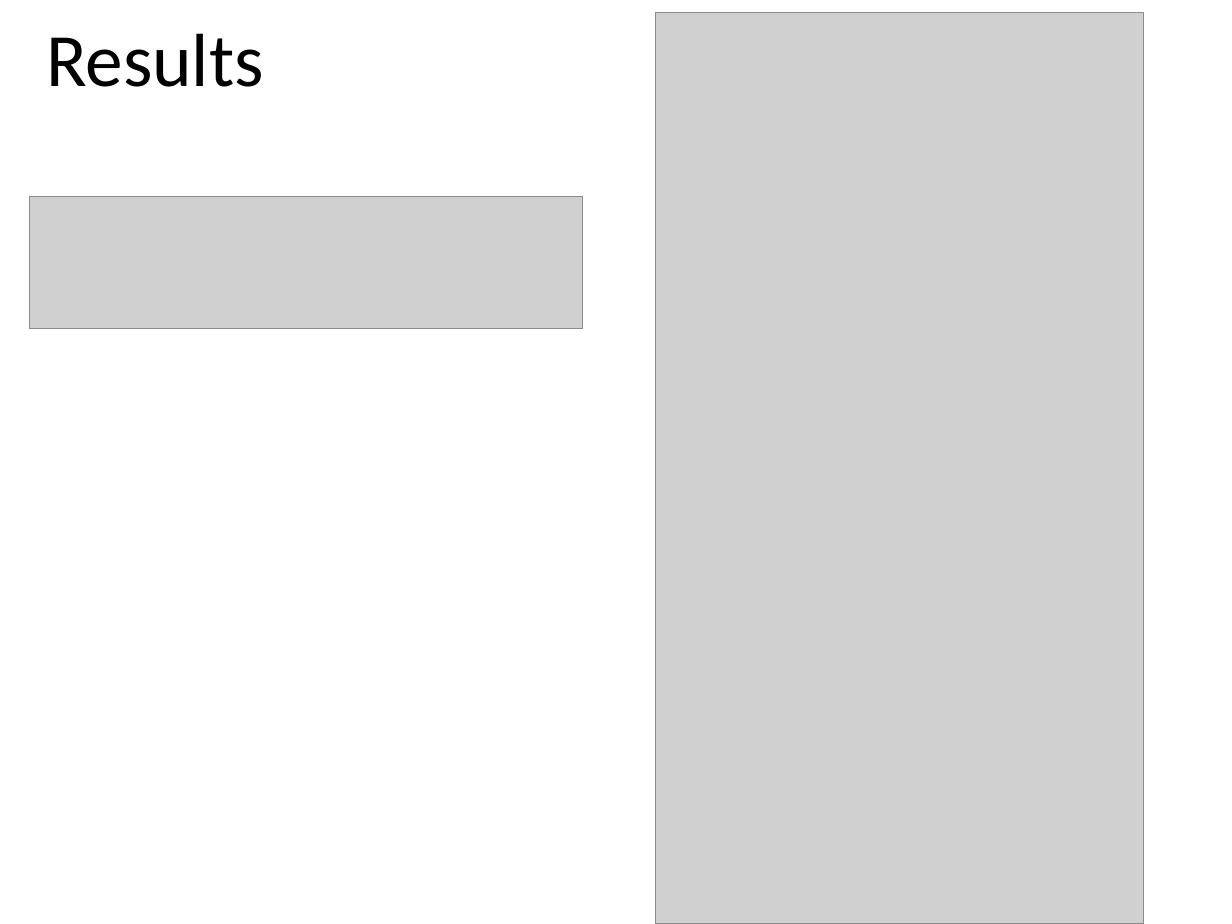
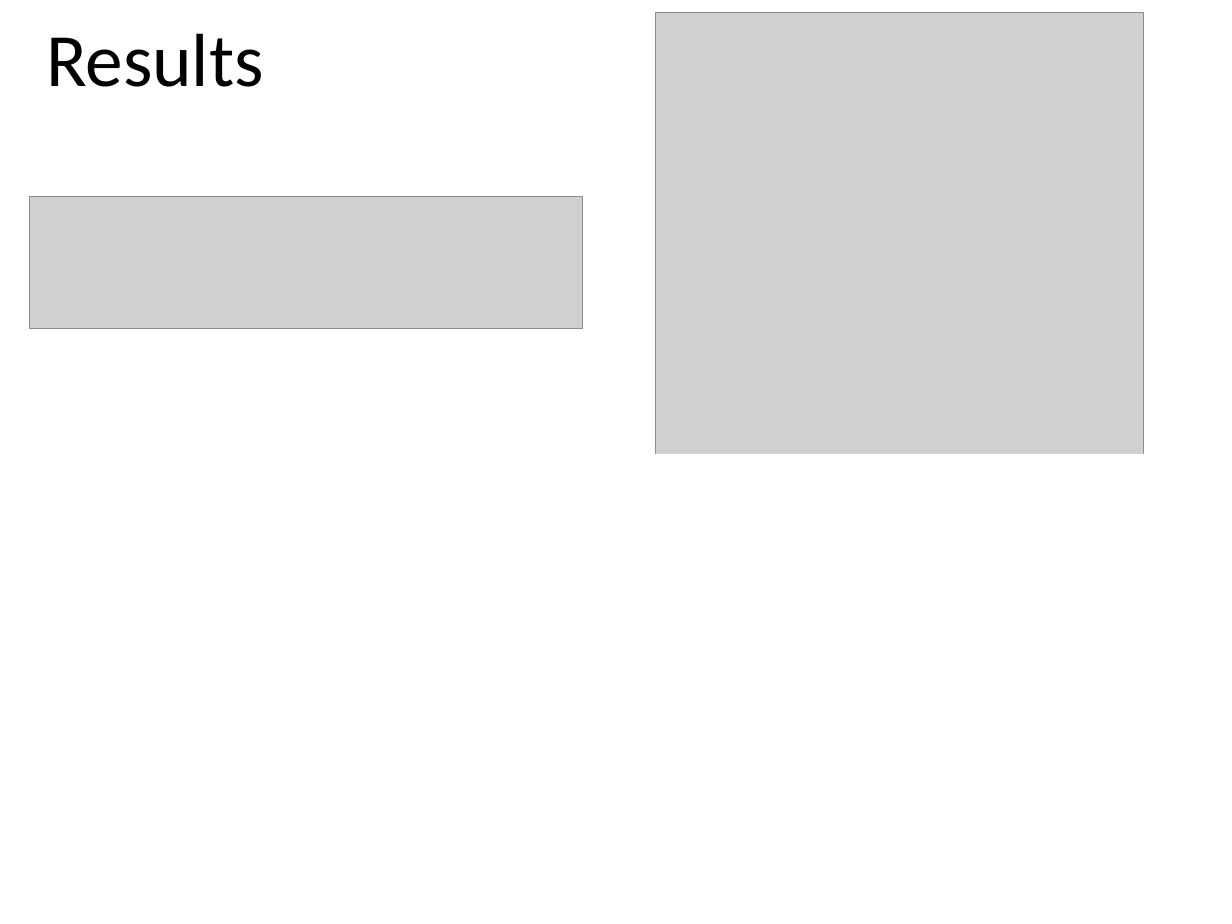
Before and after one commit to droglenc/NCNRS349, a slide deck: slide 5 of modules/MgmntCWH/READING_Sassetal_2006.pptx (slide 4 before the commit). Drawn at 1232x924 pixels with LibreOffice and Linux fonts; fonts in the diff are those of the drawing; grey boxes stand for pictures. Boxes give left, top, right and bottom in pixels: in the first picture for what was removed or moved away, otherwise in the second. Text is boxed around its words. In the diff, an @@ line names an element or a change of style, - is before the commit and + after.

```diff
--- a/modules/MgmntCWH/READING_Sassetal_2006.pptx
+++ b/modules/MgmntCWH/READING_Sassetal_2006.pptx
@@ rectangle added at (644,453,1173,924), fill #FFFFFF @@
```
Also in this commit, not shown: 3 other slides changed, 1 slide added, 3 other files.
